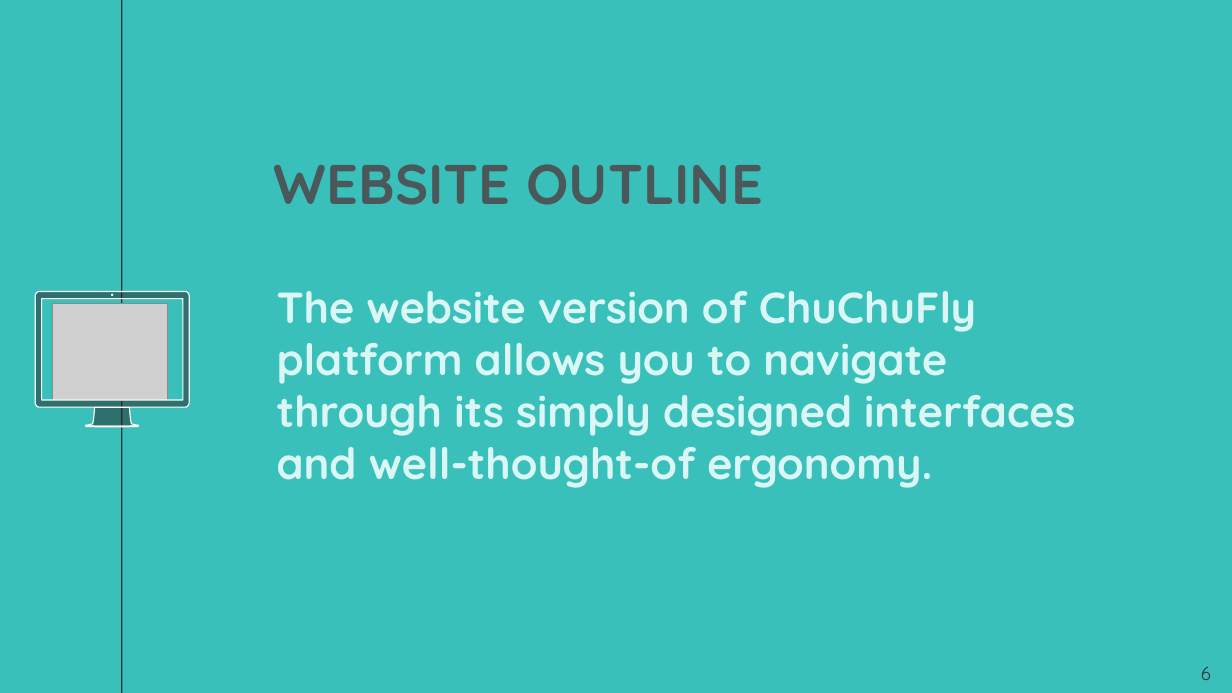
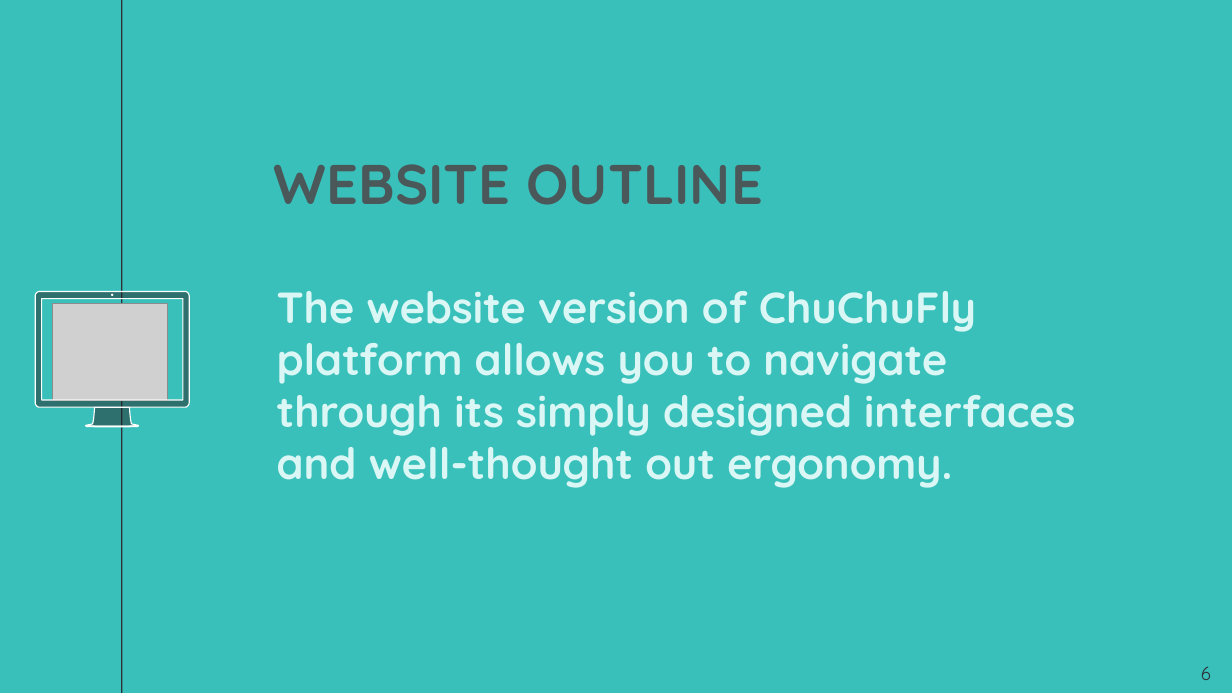
Before and after one commit to andressito/ProjetGLA2019, a slide deck: slide 6 of Projet/Rapport/TD5_GL_G1.odp. Drawn at 1232x693 pixels with LibreOffice and Linux fonts; fonts in the diff are those of the drawing; grey boxes stand for pictures. Boxes give left, top, right and bottom in pixels: in the first picture for what was removed or moved away, otherwise in the second. Text is boxed around its words. In the diff, an @@ line names an element or a change of style, - is before the commit and + after.

```diff
--- a/Projet/Rapport/TD5_GL_G1.odp
+++ b/Projet/Rapport/TD5_GL_G1.odp
@@ text at bbox=[277, 291, 1075, 488]: text changed @@
-The website version of ChuChuFly platform allows you to navigate through its simply designed interfaces and well-thought-of ergonomy.
+The website version of ChuChuFly platform allows you to navigate through its simply designed interfaces and well-thought out ergonomy.
```
Also in this commit, not shown: 6 other slides changed, 1 slide added, 13 slides removed, 1 other file.
